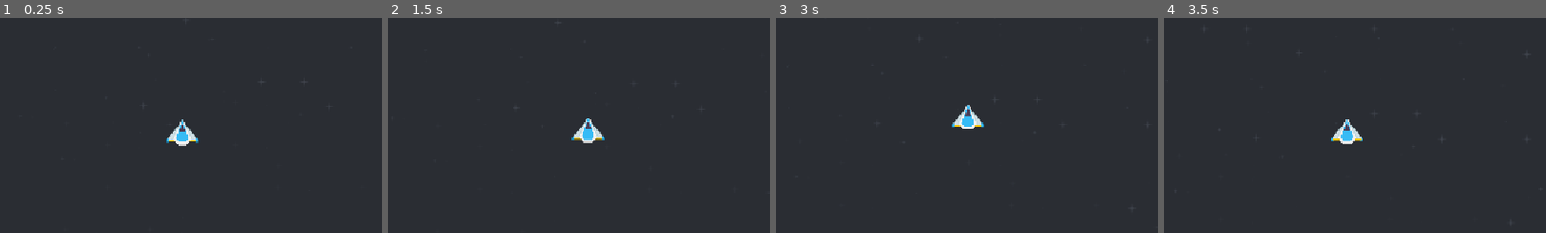
Above: before the commit, frames 1-4 (left to right).
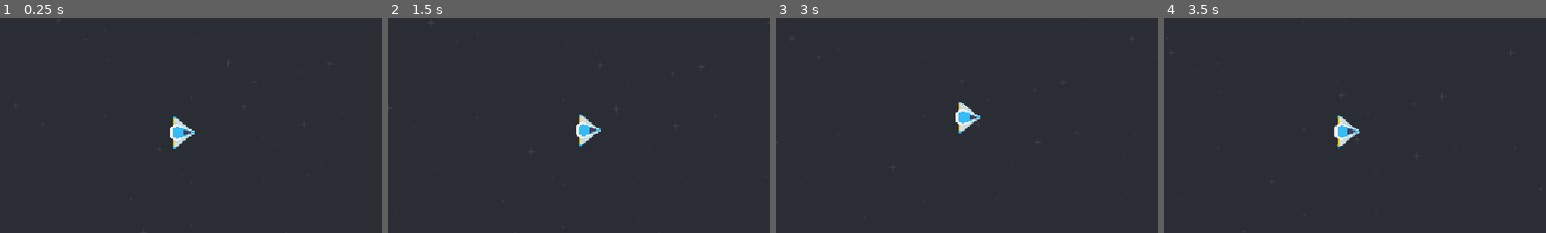
Above: after the commit, the same moments.

Repository: two-sticks-and-a-rock/space-arcade
Game: Godot game, scene res://scenes/main.tscn
The game is run twice, just before and just after one commit, with the same random seed, the same clock (stepped at 60 frames per second) and the same inputs.
Inputs (mouse positions are % of the whole screen's width and height, from its top left):
- Up to frame 1 (0.25 s): no input
- Up to frame 2 (1.5 s): tap Enter at 0.5 s; move the mouse to (72, 45) at 0.52 s; press the mouse at (72, 45) at 0.53 s; tap Space at 1.25 s; move the mouse to (30, 55) at 1.27 s; release the mouse at (30, 55) at 1.28 s; click (30, 55) at 1.35 s
- Up to frame 3 (3 s): move the mouse to (60, 28) at 2.02 s; press the mouse at (60, 28) at 2.03 s; tap Enter at 2.75 s; move the mouse to (45, 70) at 2.77 s; release the mouse at (45, 70) at 2.78 s; click (45, 70) at 2.85 s
- Up to frame 4 (3.5 s): no input
The pictures show only the part of the screen within x 26-76%, y 23-73%; the shares and areas given below are measured in that part.

The runs differ from the first frame. In frame 1, 0.6% of the frame differs, in the area x 43-52%, y 45-61%; in frame 2, 0.6%, in the area x 48-57%, y 44-60%; in frame 3, 0.6%; in frame 4, 0.6%.

Commit message:
x movement by default, increase buffer size

Diff:
--- a/scenes/background.gd
+++ b/scenes/background.gd
@@ -2,11 +2,10 @@
 
 @onready var blue_background = tile_set.get_source(0) as TileSetAtlasSource
 @onready var player = get_parent().get_node("player") as RigidBody2D
-@onready var player_background_pos = get_child(0) as RemoteTransform2D
 
 @onready var viewport_size = player.get_node("Camera2D").get_viewport_rect().size
 var screen_size = viewport_size
-var visible_buffer = 256
+var visible_buffer = 2048
 
 var rng = RandomNumberGenerator.new()
 
--- a/scenes/main.tscn
+++ b/scenes/main.tscn
@@ -7,11 +7,5 @@
 
 [node name="background" parent="." unique_id=162470464 instance=ExtResource("1_o5qli")]
 
-[node name="player_background_pos" type="RemoteTransform2D" parent="background" unique_id=103069723]
-remote_path = NodePath("../../player")
-update_rotation = false
-update_scale = false
-
 [node name="player" parent="." unique_id=2109895852 instance=ExtResource("3_jyhfs")]
 position = Vector2(0, 0)
-rotation = 0.0
Not shown: 1 places in scenes/player/player.tscn that only renumber resources
